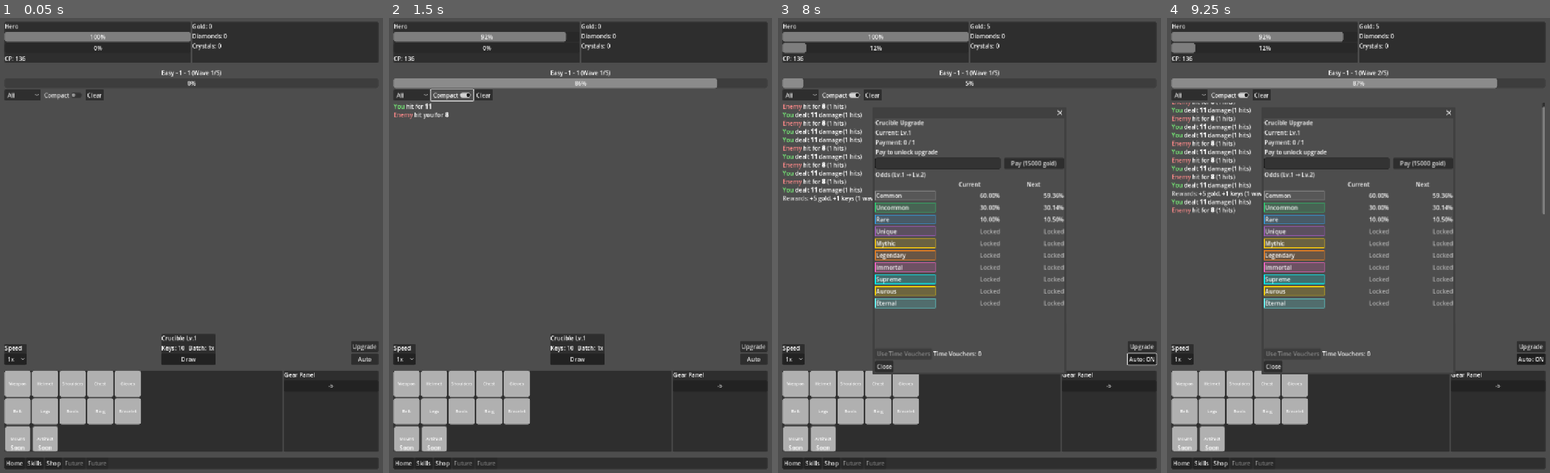
Above: before the commit, frames 1-4 (left to right).
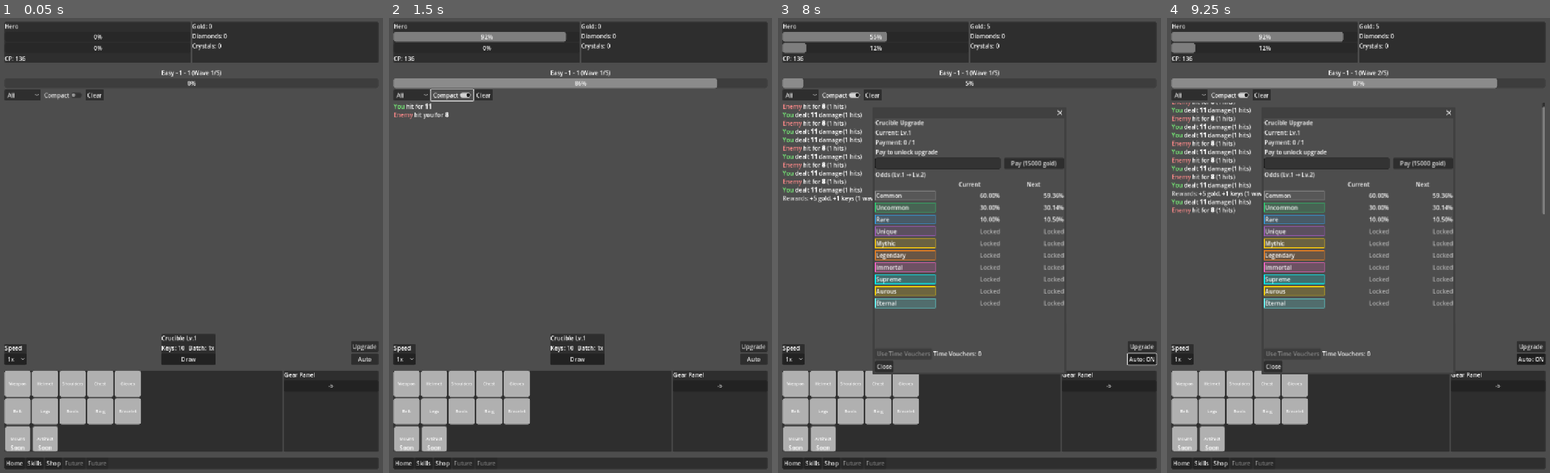
Above: after the commit, the same moments.

Repository: Mr-Cee/TheCrucibleGame
Game: Godot game, scene res://scenes/ui/Home.tscn
Two runs of this game, one before a commit and one after it. Both use one fixed random seed, a clock stepped at 60 frames per second and the inputs below.
Inputs:
- Up to frame 1 (0.05 s): no input
- Up to frame 2 (1.5 s): click "All" at 0.5 s; click "Compact" at 1.25 s
- Up to frame 3 (8 s): click "Clear" at 2 s; click "1x" at 2.75 s; click "Draw" at 3.5 s; click "Upgrade" at 4.25 s; click "Auto" at 5 s; click "Start Auto" at 5.75 s; click "Auto: ON" at 6.5 s; click "Start Auto" at 7.25 s
- Up to frame 4 (9.25 s): click "Weapon" at 8 s; click "Helmet" at 8.75 s

The runs differ from the first frame. In frame 1, 1.1% of the frame differs, in the area x 1-50%, y 3-6%; in frame 2, nothing differs; in frame 3, 0.5%; in frame 4, less than 0.1%.

Commit message:
Fixed bug - HP Bar glitching out to 100% for a moment during crucible draws

Diff:
--- a/scripts/ui/Home.gd
+++ b/scripts/ui/Home.gd
@@ -113,7 +113,6 @@
 	Game.inventory_event.connect(_on_inventory_event)
 	equip_button.pressed.connect(_on_equip_pressed)
 	sell_button.pressed.connect(_on_sell_pressed)
-	#unequip_button.pressed.connect(_on_unequip_pressed)
 	close_button.pressed.connect(_on_close_pressed)
 	dev_popup.visible = false
 
@@ -145,7 +144,6 @@
 		crucible_upgrade_popup.call("popup_and_refresh")
 	)
 
-
 	auto_popup.visible = false
 	filter_button.toggle_mode = true
 
@@ -153,7 +151,6 @@
 
 	voucher_popup.visible = false
 
-
 	vp_minus.pressed.connect(func() -> void: _vp_adjust(-1))
 	vp_plus.pressed.connect(func() -> void: _vp_adjust(1))
 
@@ -165,13 +162,11 @@
 	vp_count_edit.text_submitted.connect(func(_t:String) -> void: _vp_from_edit())
 	vp_count_edit.focus_exited.connect(_vp_from_edit)
 
-
-
-
 	# If your CruciblePanel emits draw_pressed, keep that hookup as you already have it
 	# ... plus your existing HUD refresh hookup ...
-	Game.player_changed.connect(_refresh_hud)
-	_refresh_hud()
+	Game.player_changed.connect(_refresh_hud_nonbattle)
+	_refresh_hud_nonbattle()
+
 
 func _process(delta: float) -> void:
 	_hud_ui_accum += delta
@@ -179,12 +174,20 @@
 		return
 	_hud_ui_accum = 0.0
 
-	var hp_bar: ProgressBar = $RootMargin/RootVBox/TopHUDRow/CharacterHUD/CharacterVBox/HPBar
+	if not is_instance_valid(hp_bar):
+		return
+
+	var phpmax_raw: float = float(Game.battle_runtime.get("player_hp_max", 0.0))
+	if phpmax_raw <= 0.0:
+		# Battle not initialized yet; don't stomp the bar.
+		return
+
 	var php: float = float(Game.battle_runtime.get("player_hp", 0.0))
-	var phpmax: float = max(1.0, float(Game.battle_runtime.get("player_hp_max", 1.0)))
+	var phpmax: float = max(1.0, phpmax_raw)
 
 	hp_bar.max_value = 100.0
 	hp_bar.value = (php / phpmax) * 100.0
+
 
 func _on_gear_slot_clicked(slot_id: int, item: GearItem) -> void:
 	# Ignore future slots (they’re disabled anyway, but safe)
@@ -351,26 +354,20 @@
 func _on_inventory_event(msg: String) -> void:
 	print(msg)
 
-func _refresh_hud() -> void:
+func _refresh_hud_nonbattle() -> void:
 	var p := Game.player
 
-	# If you have these nodes in your HUD, update them. If not, remove the lines.
 	if is_instance_valid(name_label):
 		name_label.text = "Hero"
 	if is_instance_valid(cp_label):
 		cp_label.text = "CP: %d" % p.combat_power()
 
-	# Placeholder bars until you wire real HP/XP
-	if is_instance_valid(hp_bar):
-		hp_bar.min_value = 0
-		hp_bar.max_value = 100
-		hp_bar.value = 100
+	# DO NOT touch hp_bar here. HP is driven by battle_runtime in _process().
 
 	if is_instance_valid(xp_bar):
 		xp_bar.min_value = 0
 		xp_bar.max_value = Game.player.xp_required_for_next_level()
 		xp_bar.value = Game.player.xp
-
 
 	if is_instance_valid(gold_label):
 		gold_label.text = "Gold: %d" % p.gold
@@ -379,13 +376,12 @@
 	if is_instance_valid(crystals_label):
 		crystals_label.text = "Crystals: %d" % p.crystals
 
-	# Update CruciblePanel label
-	#if is_instance_valid(crucible_panel) and crucible_panel.has_method("set_keys_text"):
 	var pending: int = 0
 	if "deferred_gear" in p:
 		pending = int(p.deferred_gear.size())
 
 	crucible_panel.call("set_crucible_hud", p.crucible_keys, p.crucible_level, int(p.crucible_batch), pending)
+
 
 func _on_crucible_draw_pressed() -> void:
 	# Manual draw stops auto
